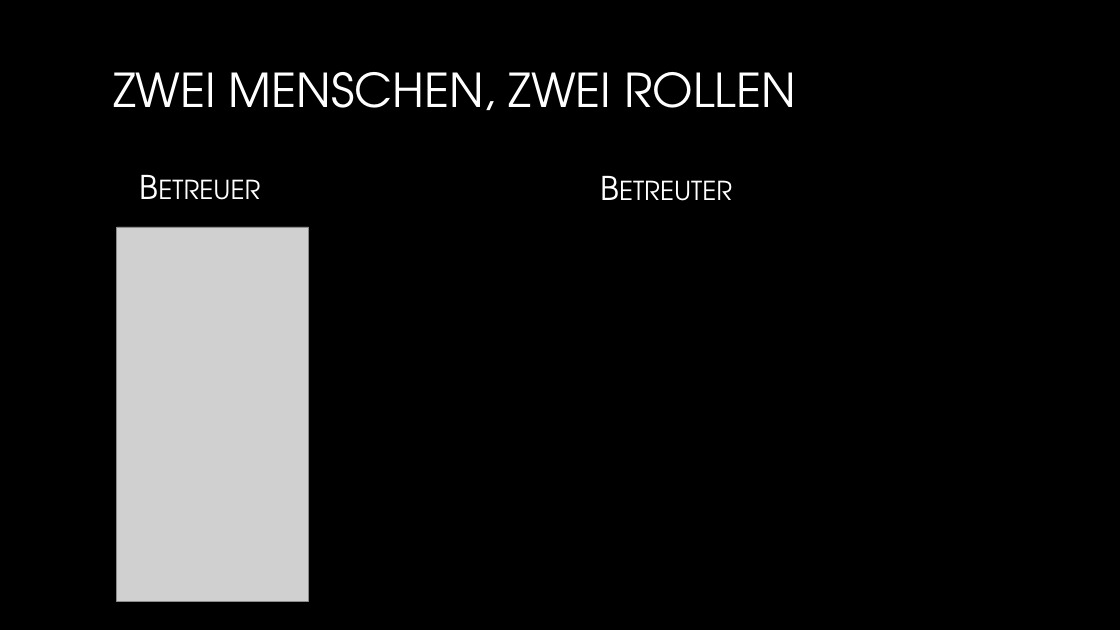
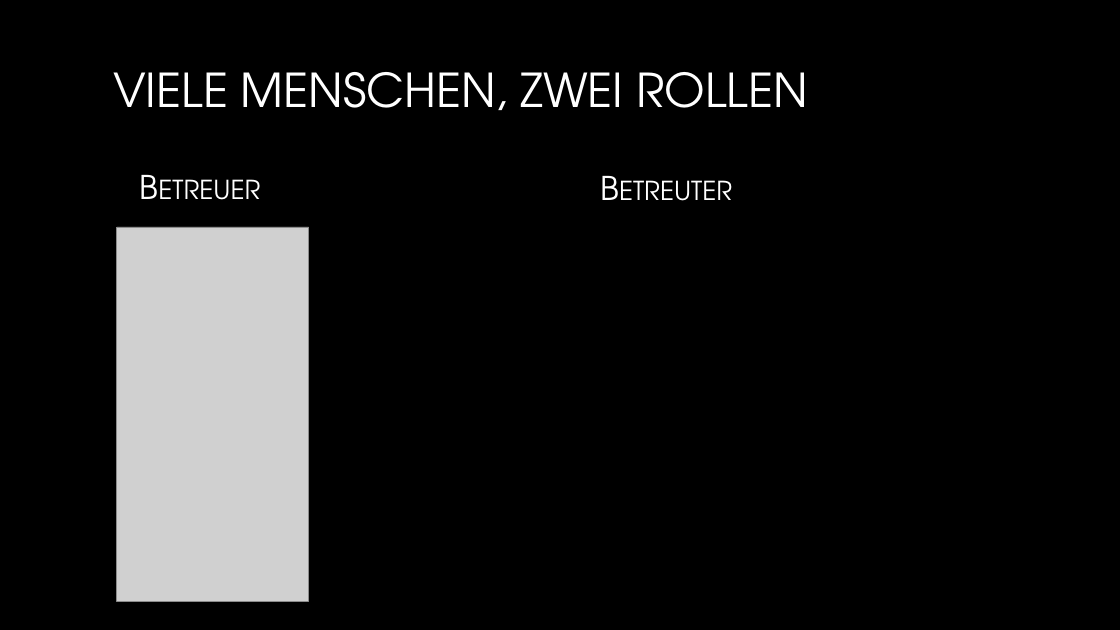
Before and after one commit to YK18415/TeamAndroid, a slide deck: slide 5 of documentation/TeamAndroid_Praesentation.pptx (slide 4 before the commit). Drawn at 1120x630 pixels with LibreOffice and Linux fonts; fonts in the diff are those of the drawing; grey boxes stand for pictures; background and template pictures are left out. Boxes give left, top, right and bottom in pixels: in the first picture for what was removed or moved away, otherwise in the second. Text is boxed around its words. In the diff, an @@ line names an element or a change of style, - is before the commit and + after.

```diff
--- a/documentation/TeamAndroid_Praesentation.pptx
+++ b/documentation/TeamAndroid_Praesentation.pptx
@@ title at [113, 72, 807, 110]: text changed @@
-ZWEI MENSCHEN, ZWEI ROLLEN
+VIELE MENSCHEN, ZWEI ROLLEN
```
Also in this commit, not shown: 2 other slides changed, 10 slides added, 2 slides removed, 4 other files.
